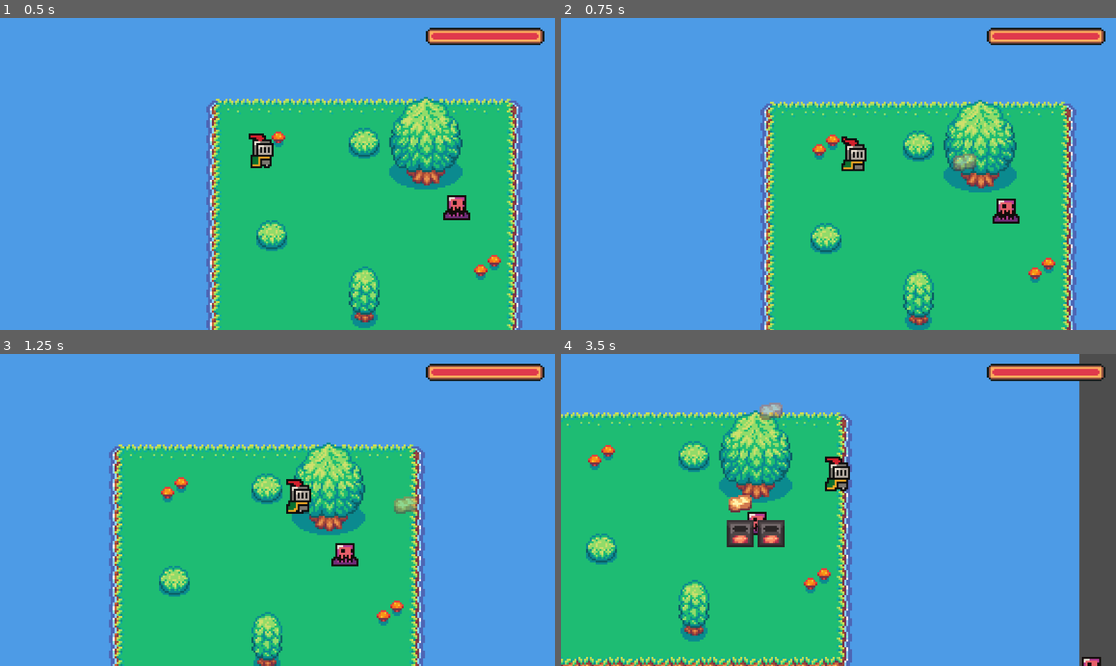
Above: before the commit, frames 1-4 (two rows, left to right).
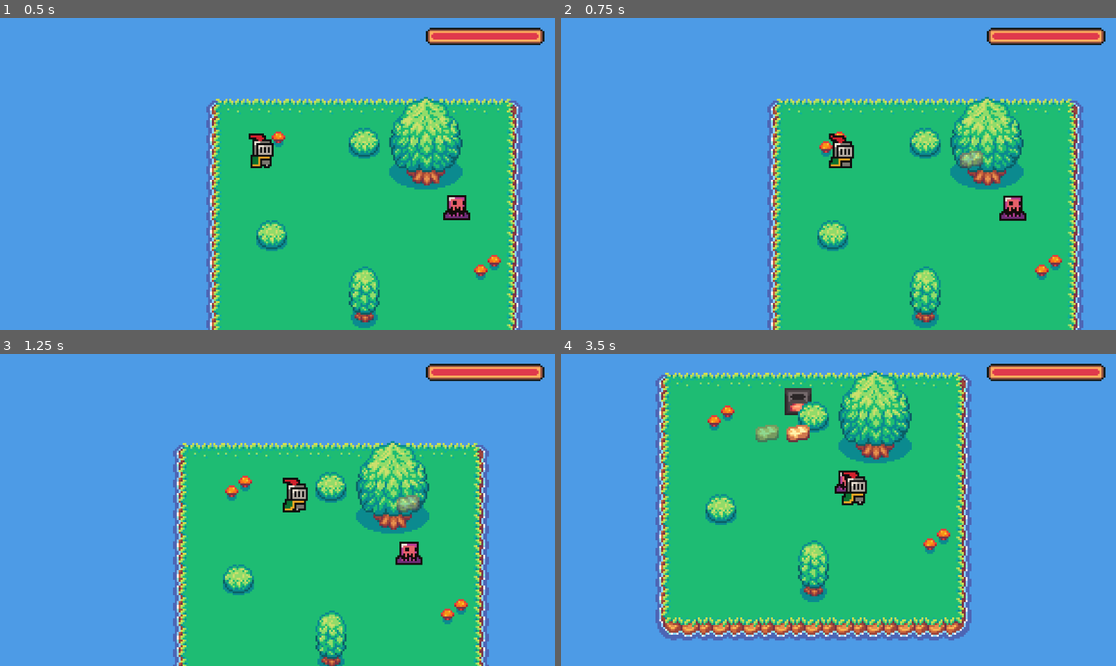
Above: after the commit, the same moments.

Repository: AlexAb123/May-Term
Game: Godot game, scene res://Scenes/Main.tscn
The game is run twice, just before and just after one commit, with the same random seed, the same clock (stepped at 60 frames per second) and the same inputs.
Inputs (mouse positions are in pixels of both pictures, inside the frame that each line leads up to):
- Up to frame 1 (0.5 s): no input
- Up to frame 2 (0.75 s): move the mouse to (960, 158) at 0.52 s; hold D (move_right) from 0.53 s (still down); tap G (g) at 0.6 s; click (960, 158) at 0.67 s
- Up to frame 3 (1.25 s): keep holding D (move_right)
- Up to frame 4 (3.5 s): move the mouse to (871, 503) at 1.27 s; release D (move_right) at 1.28 s; hold S (move_down) 1.28-2.03 s; tap G (g) at 1.35, 2.3, 3.05 s; click (871, 503) at 1.42 s; move the mouse to (849, 419) at 2.02 s; hold D (move_right) 2.03-2.78 s; tap X (x) at 2.1 s; click (849, 419) at 2.17 s; move the mouse to (760, 422) at 2.77 s; hold W (move_up) from 2.78 s (still down); tap Z (z) at 2.85 s; click (760, 422) at 2.92 s

Frame 1 is identical in both runs. In frame 2, 12% of the frame differs, in the area x 35-95%, y 25-100%; in frame 3, 27%; in frame 4, 58%, in the area x 0-100%, y 0-100%.

Commit message:
small change

Diff:
--- a/Scripts/Player Scripts/Player.gd
+++ b/Scripts/Player Scripts/Player.gd
@@ -63,9 +63,6 @@
 			#if area.name == "hitBox":
 				#hurtByEnemy(area)
 
-	if not is_deconstructing:
-		move_and_slide()
-
 func _process(delta):
 	selected_item_sprite.global_position.x = snapped(get_global_mouse_position().x, 16)
 	selected_item_sprite.global_position.y = snapped(get_global_mouse_position().y, 16)
Not shown: 1 places in Scenes/Main.tscn that only renumber resources
